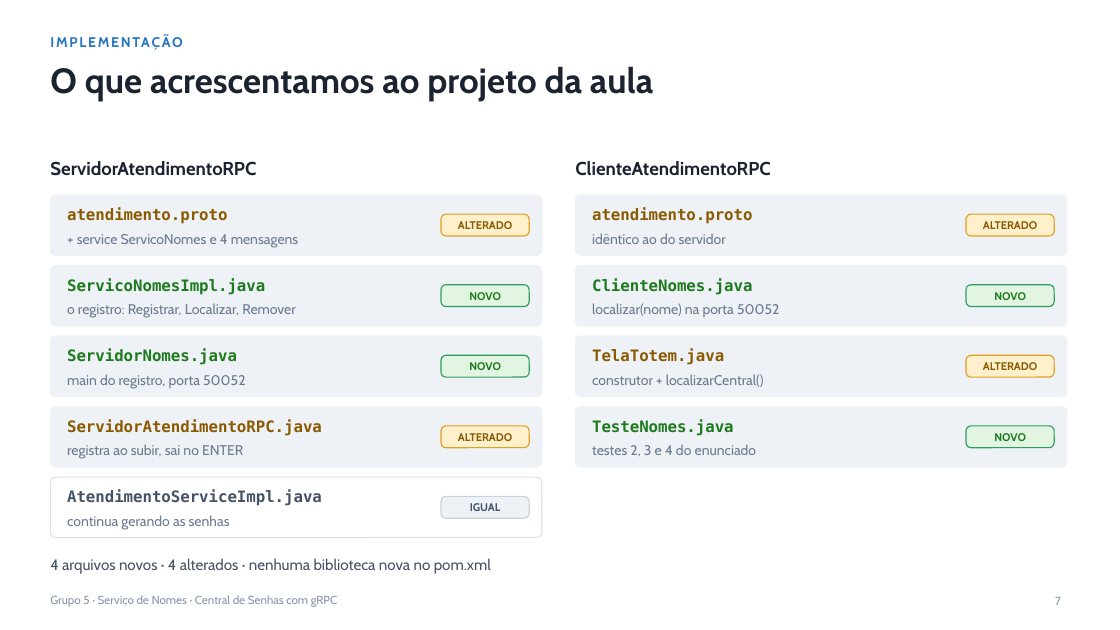
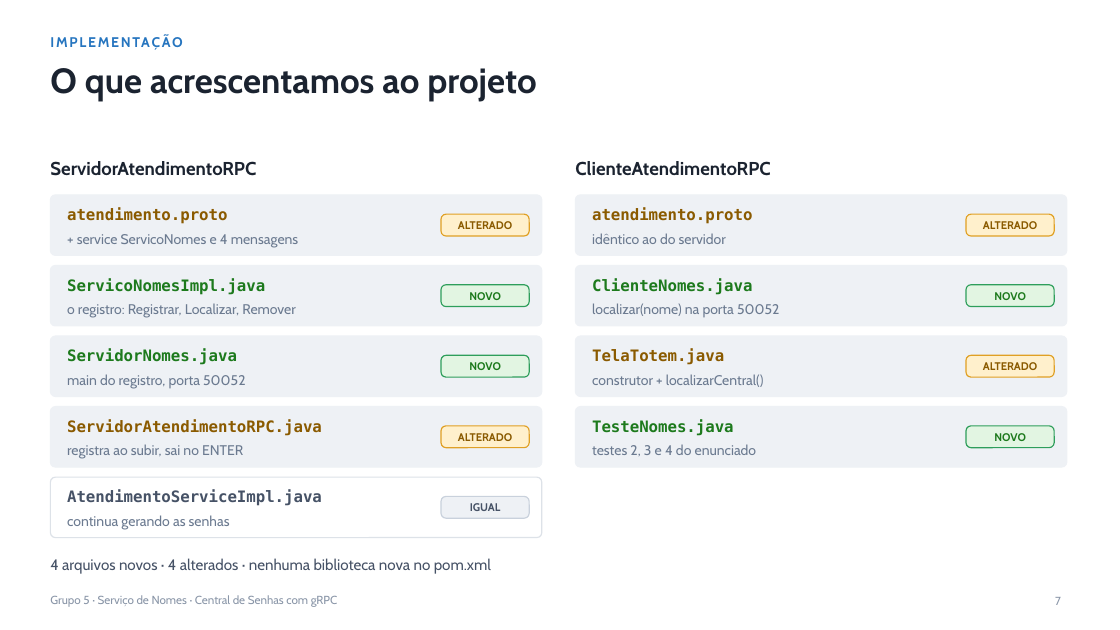
Before and after one commit to hugbrl09/servico-de-nomes-grpc, a slide deck: slide 7 of docs/Grupo5_Servico_de_Nomes_v2.pptx. Drawn at 1120x630 pixels with LibreOffice and Linux fonts; fonts in the diff are those of the drawing. Boxes give left, top, right and bottom in pixels: in the first picture for what was removed or moved away, otherwise in the second. Text is boxed around its words. In the diff, an @@ line names an element or a change of style, - is before the commit and + after.

```diff
--- a/docs/Grupo5_Servico_de_Nomes_v2.pptx
+++ b/docs/Grupo5_Servico_de_Nomes_v2.pptx
@@ title at <box>50,68,536,102</box>: text changed @@
-O que acrescentamos ao projeto da aula
+O que acrescentamos ao projeto
```
Also in this commit, not shown: 5 other slides changed, 1 slide removed.
